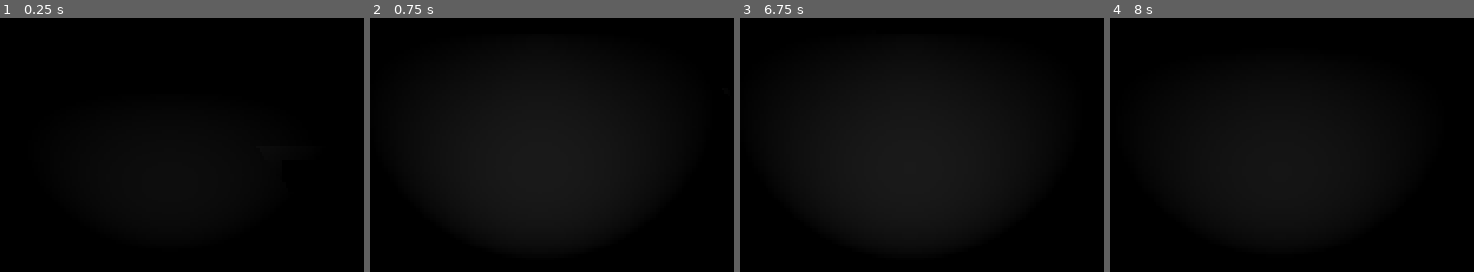
Above: before the commit, frames 1-4 (left to right).
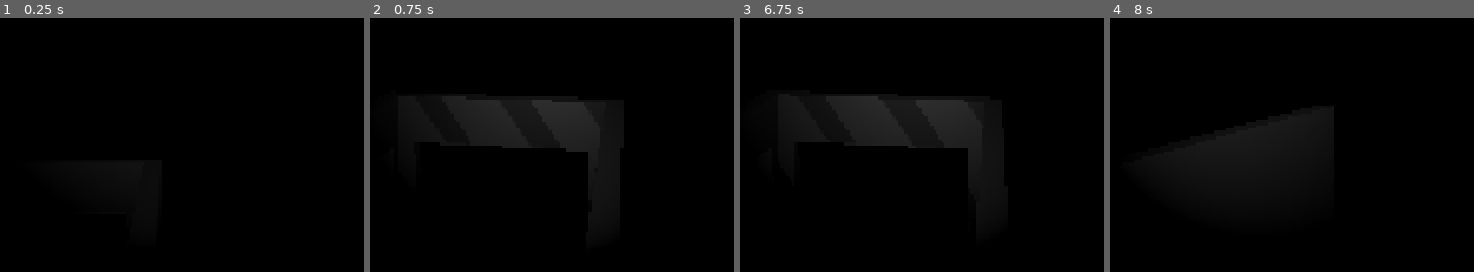
Above: after the commit, the same moments.

Repository: rigapide/What-Rises-At-Night
Game: Godot game, scene res://map/Main_Scene.tscn
Two runs of this game, one before a commit and one after it. Both use one fixed random seed, a clock stepped at 60 frames per second and the inputs below.
Inputs (mouse positions are in pixels of both pictures, inside the frame that each line leads up to):
- Up to frame 1 (0.25 s): no input
- Up to frame 2 (0.75 s): tap Enter (ui_accept) at 0.5 s; move the mouse to (519, 40) at 0.52 s; tap A (a) at 0.6 s
- Up to frame 3 (6.75 s): tap Enter (ui_accept) at 0.77, 1.25, 1.52, 2, 2.75, 3.02, 3.5, 3.77, 4.25, 4.52, 6.02 s; tap D (d) at 0.8, 1.35, 3.8, 5.85 s; move the mouse to (1031, 35) at 1.27 s; tap S (s) at 1.55, 2.1, 4.55 s; move the mouse to (outside the picture) at 2.02 s; tap W (w) at 2.3, 2.85, 5.3 s; move the mouse to (929, 25) at 2.77 s; tap A (a) at 3.05, 5.1, 6.05 s; move the mouse to (outside the picture) at 3.52 s; tap Mouse wheel down (ScrollDown) at 3.6 s; move the mouse to (998, 23) at 4.27 s; tap Mouse wheel up (ScrollUp) at 4.35 s; move the mouse to (831, 30) at 5.02 s; move the mouse to (outside the picture) at 5.77 s; move the mouse to (889, 40) at 6.52 s; right-click (889, 40) at 6.6 s
- Up to frame 4 (8 s): tap Enter (ui_accept) at 6.77, 7.52 s; tap D (d) at 6.8 s; move the mouse to (1401, 35) at 7.27 s; tap S (s) at 7.35 s

The runs differ from the first frame. In frame 2, 2.5% of the frame differs, in the area x 37-56%, y 32-70%; in frame 3, 2.9%, in the area x 37-60%, y 32-70%; in frame 4, less than 0.1%.

Commit message:
lighting fixes progress on game room collision \

Diff:
--- a/what-rises-at-night-/map/Main_Scene.tscn
+++ b/what-rises-at-night-/map/Main_Scene.tscn
@@ -25,7 +25,7 @@
 transform = Transform3D(1, 0, 0, 0, 1, 0, 0, 0, 1, 0, 0, -271.78302)
 
 [node name="player" parent="." unique_id=1332932682 instance=ExtResource("2_eu055")]
-transform = Transform3D(7, 0, 0, 0, 7, 0, 0, 0, 7, 75.721466, 32.50211, 84.8768)
+transform = Transform3D(7, 0, 0, 0, 7, 0, 0, 0, 7, 53.43425, 30.822968, 118.42935)
 
 [node name="MeshInstance3D" parent="." unique_id=1752869269 instance=ExtResource("3_628wc")]
 transform = Transform3D(1, 0, 0, 0, 1, 0, 0, 0, 1, 0, 4.728145, 6.512904)
--- a/what-rises-at-night-/map/the house .tscn
+++ b/what-rises-at-night-/map/the house .tscn
@@ -275,6 +275,10 @@
 resource_local_to_scene = true
 size = Vector3(1, 14, 53)
 
+[sub_resource type="BoxMesh" id="BoxMesh_lpr6r"]
+resource_local_to_scene = true
+size = Vector3(1, 18, 26)
+
 [sub_resource type="BoxMesh" id="BoxMesh_gxkok"]
 resource_local_to_scene = true
 size = Vector3(1, 14, 26)
@@ -449,7 +453,7 @@
 
 [sub_resource type="BoxMesh" id="BoxMesh_1pwlm"]
 resource_local_to_scene = true
-size = Vector3(25, 1, 5)
+size = Vector3(32, 1, 5)
 
 [sub_resource type="BoxMesh" id="BoxMesh_gsswq"]
 resource_local_to_scene = true
@@ -494,6 +498,10 @@
 [sub_resource type="BoxMesh" id="BoxMesh_4ncs5"]
 resource_local_to_scene = true
 size = Vector3(19, 7, 1)
+
+[sub_resource type="BoxMesh" id="BoxMesh_00lgc"]
+resource_local_to_scene = true
+size = Vector3(20, 8, 1)
 
 [sub_resource type="BoxMesh" id="BoxMesh_6j82y"]
 resource_local_to_scene = true
@@ -868,6 +876,7 @@
 [node name="THE HOUSE" type="Node3D" unique_id=671822904]
 
 [node name="The garrage" type="Node3D" parent="." unique_id=1819014838]
+visible = false
 
 [node name="front wall" type="MeshInstance3D" parent="The garrage" unique_id=1066374633]
 transform = Transform3D(1, 0, 0, 0, 1, 0, 0, 0, 1, 0, 7, -31)
@@ -958,6 +967,7 @@
 debug_color = Color(0.8109718, 0.0021531773, 0.985985, 0.41960785)
 
 [node name="the living roon" type="Node3D" parent="." unique_id=742412009]
+visible = false
 
 [node name="floor1" type="MeshInstance3D" parent="the living roon" unique_id=606653304]
 transform = Transform3D(1, 0, 0, 0, 1, 0, 0, 0, 1, -28, 0, 33.5)
@@ -1067,6 +1077,7 @@
 debug_color = Color(0.9635635, 5.7756904e-07, 0.5016073, 0.41960785)
 
 [node name="The Kitchen" type="Node3D" parent="." unique_id=1423698993]
+visible = false
 
 [node name="floor1" type="MeshInstance3D" parent="The Kitchen" unique_id=647616032]
 transform = Transform3D(1, 0, 0, 0, 1, 0, 0, 0, 1, -32.5, 0, 152)
@@ -1393,6 +1404,10 @@
 transform = Transform3D(1, 0, 0, 0, 1, 0, 0, 0, 1, 3.5, -12.5, 52)
 mesh = SubResource("BoxMesh_wo0pt")
 
+[node name="wall23" type="MeshInstance3D" parent="The stairwell" unique_id=1614321667]
+transform = Transform3D(1, 0, 0, 0, 1, 0, 0, 0, 1, 3.5, -28.5, 69.5)
+mesh = SubResource("BoxMesh_lpr6r")
+
 [node name="wall10" type="MeshInstance3D" parent="The stairwell" unique_id=1207951434]
 transform = Transform3D(1, 0, 0, 0, 1, 0, 0, 0, 1, 3.5, -26.5, 38.5)
 mesh = SubResource("BoxMesh_gxkok")
@@ -1675,7 +1690,7 @@
 mesh = SubResource("BoxMesh_tjvv0")
 
 [node name="ceiling2" type="MeshInstance3D" parent="The game room" unique_id=1604823854]
-transform = Transform3D(1, 0, 0, 0, 1, 0, 0, 0, 1, -16.5, -8, 80.001)
+transform = Transform3D(1, 0, 0, 0, 1, 0, 0, 0, 1, -13, -8, 80.001)
 mesh = SubResource("BoxMesh_1pwlm")
 
 [node name="ceiling3" type="MeshInstance3D" parent="The game room" unique_id=2039406576]
@@ -1706,7 +1721,7 @@
 transform = Transform3D(1, 0, 0, 0, 1, 0, 0, 0, 1, -59, -6, 70.501)
 mesh = SubResource("BoxMesh_bnrbu")
 
-[node name="wall13" type="MeshInstance3D" parent="The game room" unique_id=1874495225]
+[node name="needs collider" type="MeshInstance3D" parent="The game room" unique_id=1874495225]
 transform = Transform3D(1, 0, 0, 0, 1, 0, 0, 0, 1, -29.5, -22, 69.501)
 mesh = SubResource("BoxMesh_p1stq")
 
@@ -1724,7 +1739,7 @@
 
 [node name="wall20" type="MeshInstance3D" parent="The game room" unique_id=1630296131]
 transform = Transform3D(1, 0, 0, 0, 1, 0, 0, 0, 1, -60.5, -9, 110.001)
-mesh = SubResource("BoxMesh_6j82y")
+mesh = SubResource("BoxMesh_00lgc")
 
 [node name="wall21" type="MeshInstance3D" parent="The game room" unique_id=151477421]
 transform = Transform3D(1, 0, 0, 0, 1, 0, 0, 0, 1, -16, -9.5, 83.001)
@@ -1762,7 +1777,76 @@
 transform = Transform3D(1, 0, 0, 0, 1, 0, 0, 0, 1, -79, -22, 110.001)
 mesh = SubResource("BoxMesh_6pwvl")
 
+[node name="game room colliders" type="StaticBody3D" parent="The game room" unique_id=1783255344]
+transform = Transform3D(1, 0, 0, 0, 1, 0, 0, 0, 1, 44, -30, 77)
+
+[node name="wall1" type="CollisionPolygon3D" parent="The game room/game room colliders" unique_id=80178073]
+transform = Transform3D(-4.371139e-08, 0, 1, 0, 1, 0, -1, 0, -4.371139e-08, -13.500847, 0, 0)
+polygon = PackedVector2Array(-6.492584, -7.4945297, 52.488754, -7.463711, 52.499413, 15.503062, 66.52871, 15.508158, 66.49487, 23.501509, -6.4965134, 23.523674)
+debug_color = Color(0.85882354, 0, 0.88235295, 0.8235294)
+
+[node name="wall2" type="CollisionPolygon3D" parent="The game room/game room colliders" unique_id=1357994081]
+transform = Transform3D(1, 0, 0, 0, 1, 0, 0, 0, 1, 0, 0, -66.992294)
+polygon = PackedVector2Array(-13.025625, -7.512768, 42.01207, -7.497093, 41.987434, 23.486435, -12.974064, 23.650879)
+debug_color = Color(0.85882354, 0, 0.88235295, 0.8235294)
+
+[node name="wall3" type="CollisionPolygon3D" parent="The game room/game room colliders" unique_id=737887911]
+transform = Transform3D(-4.371139e-08, 0, -1, 0, 1, 0, 1, 0, -4.371139e-08, 42.49363, 0, 0)
+polygon = PackedVector2Array(32.538666, -7.5122833, -66.70804, -7.470783, -66.54547, 23.520956, 32.54265, 23.506298)
+debug_color = Color(0.85882354, 0, 0.88235295, 0.8235294)
+
+[node name="wall4" type="CollisionPolygon3D" parent="The game room/game room colliders" unique_id=2015051374]
+transform = Transform3D(1, 0, 0, 0, 1, 0, 0, 0, 1, -17.738403, 0, 6.0072403)
+polygon = PackedVector2Array(-5.267765, -7.487549, 4.6957645, -7.475998, 4.7236156, 23.536018, -56.246635, 23.465853, -56.24981, -7.4978256, -50.22991, -7.4834595, -50.257668, 16.485462, -32.26399, 16.494411, -32.271564, -7.506878, -19.247375, -7.514168, -19.225159, 16.496637, -5.3924522, 16.47153)
+debug_color = Color(0.85882354, 0, 0.88235295, 0.8235294)
+
+[node name="wall5" type="CollisionPolygon3D" parent="The game room/game room colliders" unique_id=1229390175]
+transform = Transform3D(-1, 0, -8.742278e-08, 0, 1, 0, 8.742278e-08, 0, -1, 18.960953, 0, 32.97679)
+polygon = PackedVector2Array(-23.039448, -7.472458, 15.987541, -7.4925613, 15.95195, 23.502016, -23.072948, 23.46275)
+debug_color = Color(0.85882354, 0, 0.88235295, 0.8235294)
+
+[node name="wall6" type="CollisionPolygon3D" parent="The game room/game room colliders" unique_id=310221814]
+transform = Transform3D(-1, 0, -8.742278e-08, 0, 1, 0, 8.742278e-08, 0, -1, -40.897167, 0, 32.97679)
+polygon = PackedVector2Array(-22.901718, -7.466568, -10.807518, -7.4547424, -10.867806, 23.454021, -22.917353, 23.45683)
+debug_color = Color(0.85882354, 0, 0.88235295, 0.8235294)
+
+[node name="wall7" type="CollisionPolygon3D" parent="The game room/game room colliders" unique_id=1606130840]
+transform = Transform3D(-4.371139e-08, 0, -1, 0, 1, 0, 1, 0, -4.371139e-08, -29.51825, 0, 34.995743)
+polygon = PackedVector2Array(-1.8886719, -7.516407, 54.51703, -7.50103, 54.518555, 23.50433, -1.5204315, 23.486637)
+debug_color = Color(0.85882354, 0, 0.88235295, 0.8235294)
+
+[node name="wall8" type="CollisionPolygon3D" parent="The game room/game room colliders" unique_id=1837177436]
+transform = Transform3D(-4.371139e-08, 0, 1, 0, 1, 0, -1, 0, -4.371139e-08, -18.480598, 0, 38.43406)
+polygon = PackedVector2Array(-6.0687637, -7.496456, 5.459816, -7.4836807, 5.1828003, 23.49753, -5.9158554, 23.479721)
+debug_color = Color(0.85882354, 0, 0.88235295, 0.8235294)
+
+[node name="wall9" type="CollisionPolygon3D" parent="The game room/game room colliders" unique_id=1652178228]
+transform = Transform3D(-4.371139e-08, 0, -1, 0, 1, 0, 1, 0, -4.371139e-08, 3.4781532, 0, 38.057426)
+polygon = PackedVector2Array(-5.2337494, -7.4748993, 6.473091, -7.660778, 6.451233, 23.548164, -5.543968, 23.492538)
+debug_color = Color(0.85882354, 0, 0.88235295, 0.8235294)
+
+[node name="wall10" type="CollisionPolygon3D" parent="The game room/game room colliders" unique_id=1945186574]
+transform = Transform3D(-1, 0, -8.742278e-08, 0, 1, 0, 8.742278e-08, 0, -1, -66.819916, 0, 32.995857)
+polygon = PackedVector2Array(-11.822992, -7.4977264, -3.8334618, -7.5017967, -3.789524, 17.499651, 12.178946, 17.487602, 12.166594, -7.492607, 32.31241, -7.5724716, 32.201286, 17.00082, 47.172493, 16.982271, 47.058693, -7.58004, 65.329735, -7.399822, 65.20164, 23.558613, -11.844928, 23.49086)
+debug_color = Color(0.85882354, 0, 0.88235295, 0.8235294)
+
+[node name="wall11" type="CollisionPolygon3D" parent="The game room/game room colliders" unique_id=267157432]
+transform = Transform3D(1, 0, 0, 0, 1, 0, 0, 0, 1, -85.67789, 0, -19.980213)
+polygon = PackedVector2Array(-9.308414, -7.4959755, 11.679102, -7.4961166, 11.6797905, 23.49918, -46.314537, 23.477623, -46.31762, -7.4885216, -28.32032, -7.518482, -28.31501, 17.49522, -9.333019, 17.503689)
+debug_color = Color(0.85882354, 0, 0.88235295, 0.8235294)
+
+[node name="wall12" type="CollisionPolygon3D" parent="The game room/game room colliders" unique_id=1904253563]
+transform = Transform3D(-4.3711385e-08, 0, 0.99999994, 0, 1, 0, -0.99999994, 0, -4.3711385e-08, -132.48555, 0, 13.68264)
+polygon = PackedVector2Array(-18.840134, -7.486702, 33.2093, -7.5070496, 33.285503, 23.449156, -18.875237, 23.51358)
+debug_color = Color(0.85882354, 0, 0.88235295, 0.8235294)
+
+[node name="wall13" type="CollisionPolygon3D" parent="The game room/game room colliders" unique_id=1178347339]
+transform = Transform3D(-4.371139e-08, 0, 1, 0, 1, 0, -1, 0, -4.371139e-08, -55.481323, 0, 36.1157)
+polygon = PackedVector2Array(-26.469261, -7.5814247, 2.7779465, -7.493614, 2.7379608, 23.48448, -53.41134, 23.52037, -53.43911, -7.465454, -42.38024, -7.458481, -42.370247, 17.524754, -26.40229, 17.480743)
+debug_color = Color(0.85882354, 0, 0.88235295, 0.8235294)
+
 [node name="the bakers room" type="Node3D" parent="." unique_id=1608226734]
+visible = false
 
 [node name="floor1" type="MeshInstance3D" parent="the bakers room" unique_id=1445762751]
 transform = Transform3D(1, 0, 0, 0, 1, 0, 0, 0, 1, -73, -38, -8)
@@ -1829,6 +1913,7 @@
 mesh = SubResource("BoxMesh_6dw5y")
 
 [node name="the storage array" type="Node3D" parent="." unique_id=1727257182]
+visible = false
 
 [node name="floor1" type="MeshInstance3D" parent="the storage array" unique_id=1252568123]
 transform = Transform3D(1, 0, 0, 0, 1, 0, 0, 0, 1, -78, -38, 169.5)
@@ -1887,6 +1972,7 @@
 mesh = SubResource("BoxMesh_iqats")
 
 [node name="childs room" type="Node3D" parent="." unique_id=1944989618]
+visible = false
 
 [node name="floor1" type="MeshInstance3D" parent="childs room" unique_id=194498921]
 transform = Transform3D(1, 0, 0, 0, 1, 0, 0, 0, 1, 2, -38, 213.5)
@@ -1957,6 +2043,7 @@
 mesh = SubResource("BoxMesh_m17yi")
 
 [node name="bathroom" type="Node3D" parent="." unique_id=1294856171]
+visible = false
 
 [node name="floor1" type="MeshInstance3D" parent="bathroom" unique_id=1742315729]
 transform = Transform3D(1, 0, 0, 0, 1, 0, 0, 0, 1, 17.5, -38, 60.5)
@@ -1971,6 +2058,7 @@
 mesh = SubResource("BoxMesh_omdy0")
 
 [node name="bathroom2" type="Node3D" parent="." unique_id=792870868]
+visible = false
 
 [node name="wall1" type="MeshInstance3D" parent="bathroom2" unique_id=1705391717]
 transform = Transform3D(1, 0, 0, 0, 1, 0, 0, 0, 1, 47.5, 9, 87.5)
@@ -2016,6 +2104,7 @@
 debug_color = Color(0.043137256, 0.5254902, 1, 0.6627451)
 
 [node name="the parents room" type="Node3D" parent="." unique_id=273904209]
+visible = false
 
 [node name="wall1" type="MeshInstance3D" parent="the parents room" unique_id=1587714054]
 transform = Transform3D(1, 0, 0, 0, 1, 0, 0, 0, 1, 107, 9, 117)
@@ -2097,6 +2186,7 @@
 debug_color = Color(0.043137256, 0.5254902, 1, 0.6627451)
 
 [node name="grandparents room" type="Node3D" parent="." unique_id=1802335805]
+visible = false
 
 [node name="floor1" type="MeshInstance3D" parent="grandparents room" unique_id=1600917519]
 transform = Transform3D(1, 0, 0, 0, 1, 0, 0, 0, 1, 46, 0, 166)
@@ -2143,6 +2233,7 @@
 debug_color = Color(0.6392157, 0.34117648, 1, 0.8627451)
 
 [node name="other bedroom" type="Node3D" parent="." unique_id=229256695]
+visible = false
 
 [node name="wall1" type="MeshInstance3D" parent="other bedroom" unique_id=1915947665]
 transform = Transform3D(1, 0, 0, 0, 1, 0, 0, 0, 1, 93, 9, 147)
@@ -2201,6 +2292,7 @@
 debug_color = Color(0.91764706, 0, 0.7019608, 0.8235294)
 
 [node name="The Attic" type="Node3D" parent="." unique_id=403540564]
+visible = false
 
 [node name="floor2" type="MeshInstance3D" parent="The Attic" unique_id=8983602]
 transform = Transform3D(1, 0, 0, 0, 1, 0, 0, 0, 1, 8, 19, 73.5)
--- a/what-rises-at-night-/player/player_controller.gd
+++ b/what-rises-at-night-/player/player_controller.gd
@@ -18,7 +18,7 @@
 func _physics_process(delta: float) -> void:
 	# Add the gravity.
 	if not is_on_floor():
-		velocity += get_gravity() * delta
+		velocity += (get_gravity() * 4) * delta
 
 	# Handle jump.
 	if Input.is_action_just_pressed("ui_accept") and is_on_floor():
